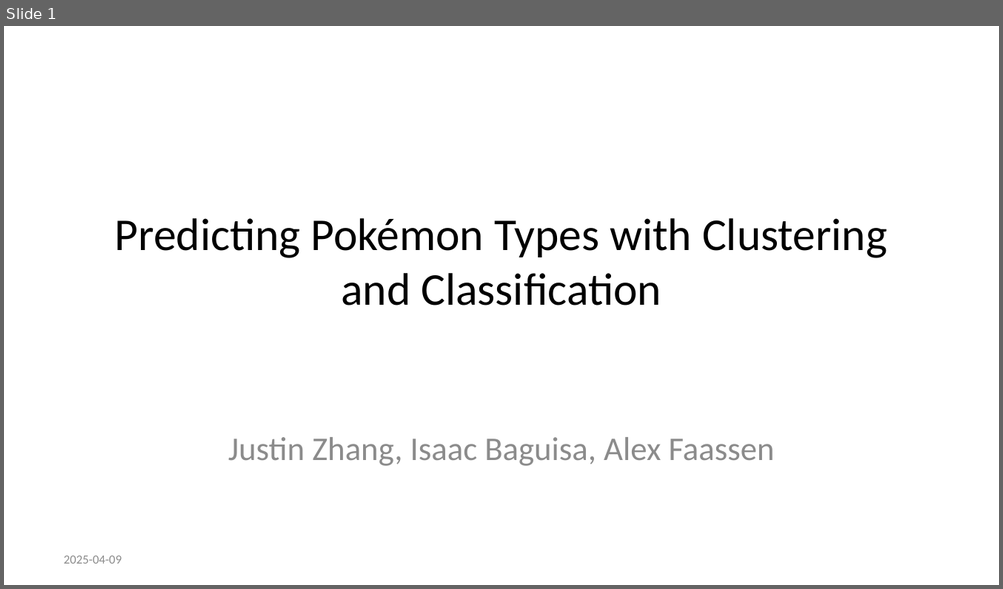
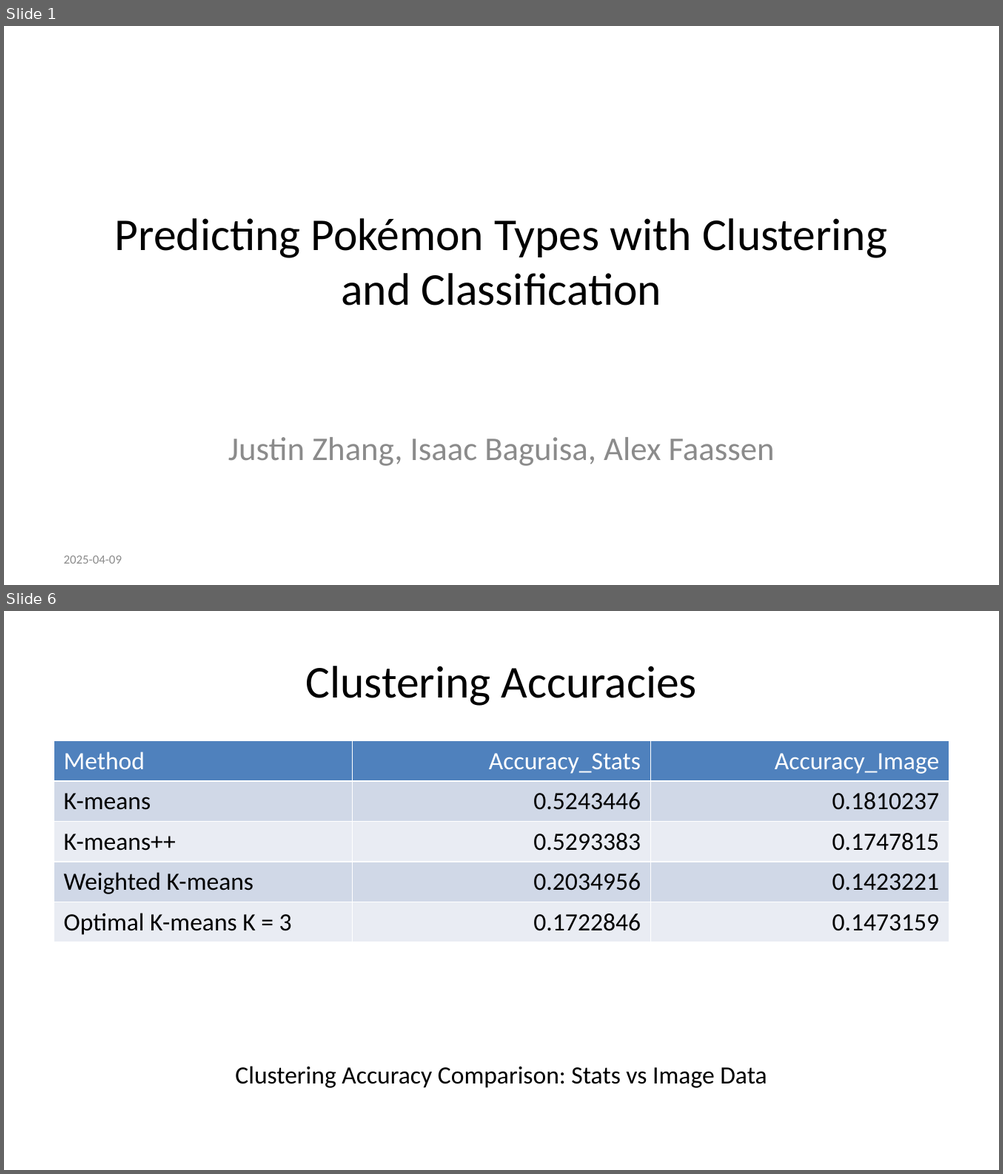
Before and after one commit to alexfaassen/STA2201, a slide deck: Presentation.pptx. Shown one above the other, each under a label of ours: slide 1 before the commit, slides 1 and 6 after it; the slides between them are not shown. The pictures are 1003x589 and 1003x1174 pixels, drawn with LibreOffice and Linux fonts; fonts in the diff are those of the drawing. Boxes give left, top, right and bottom in pixels: in the first picture for what was removed or moved away, otherwise in the second. Text is boxed around its words. In the diff, an @@ line names an element or a change of style, - is before the commit and + after.

Commit message:
Input clustering slides

```diff
--- a/Presentation.pptx
+++ b/Presentation.pptx
@@ slide 6 added at bbox=[4, 611, 999, 1170], background #FFFFFF @@
@@ title added at bbox=[305, 666, 697, 706], 33 pt, text #000000 @@
+Clustering Accuracies
@@ table added at bbox=[54, 741, 949, 1054], 5 rows, 3 columns @@
+Method | Accuracy_Stats | Accuracy_Image
+K-means | 0.5243446 | 0.1810237
+K-means++ | 0.5293383 | 0.1747815
+Weighted K-means | 0.2034956 | 0.1423221
+Optimal K-means K = 3 | 0.1722846 | 0.1473159
@@ text added at bbox=[235, 1066, 766, 1088], 18 pt, text #000000 @@
+Clustering Accuracy Comparison: Stats vs Image Data
```
Also in this commit, not shown: 9 other slides added, 4 slides removed, 1 other file.
